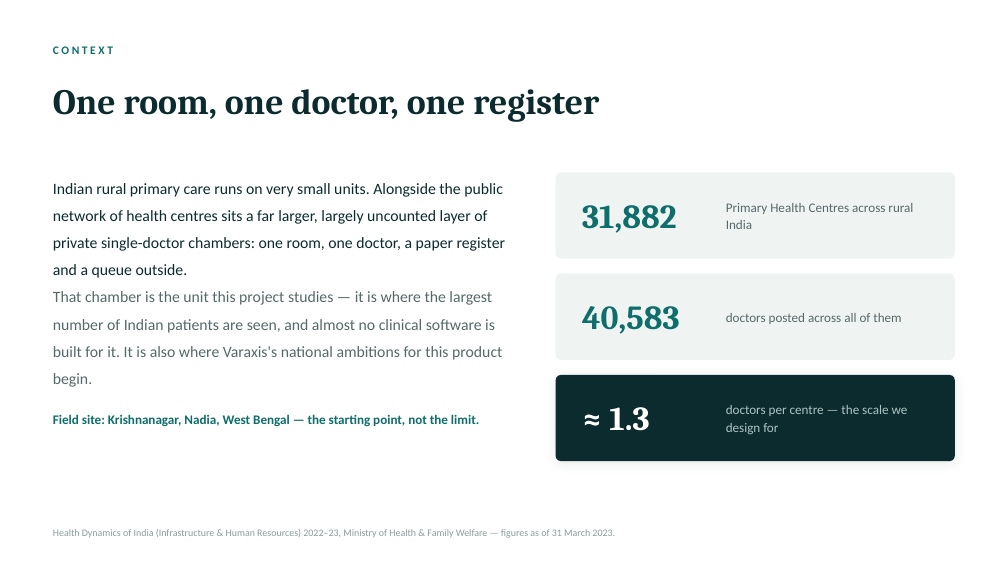
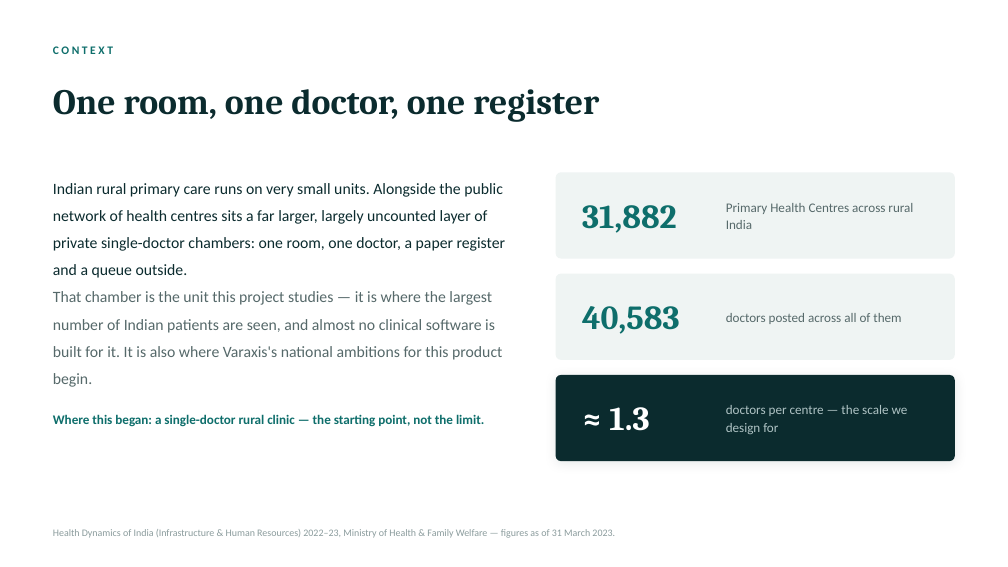
Before and after one commit to realishaanseal/clinicos, a slide deck: slide 2 of artifacts/ClinicOS_DesignThinking_Deck.pptx. Drawn at 1008x567 pixels with LibreOffice and Linux fonts; fonts in the diff are those of the drawing. Boxes give left, top, right and bottom in pixels: in the first picture for what was removed or moved away, otherwise in the second. Text is boxed around its words. In the diff, an @@ line names an element or a change of style, - is before the commit and + after.

```diff
--- a/artifacts/ClinicOS_DesignThinking_Deck.pptx
+++ b/artifacts/ClinicOS_DesignThinking_Deck.pptx
@@ text at box(53, 414, 484, 427): text changed @@
-Field site: Krishnanagar, Nadia, West Bengal — the starting point, not the limit.
+Where this began: a single-doctor rural clinic — the starting point, not the limit.
```
Also in this commit, not shown: 5 other slides changed.
